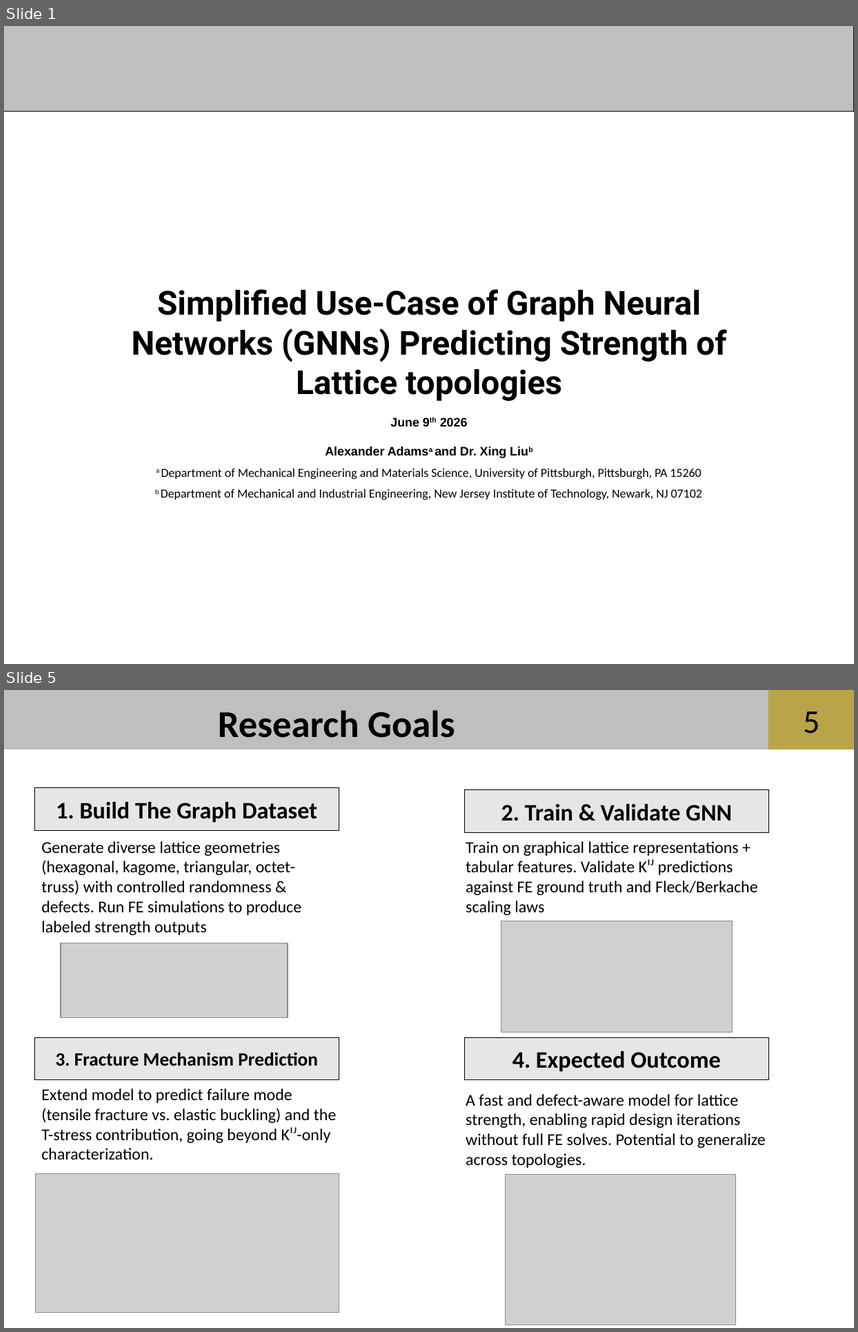
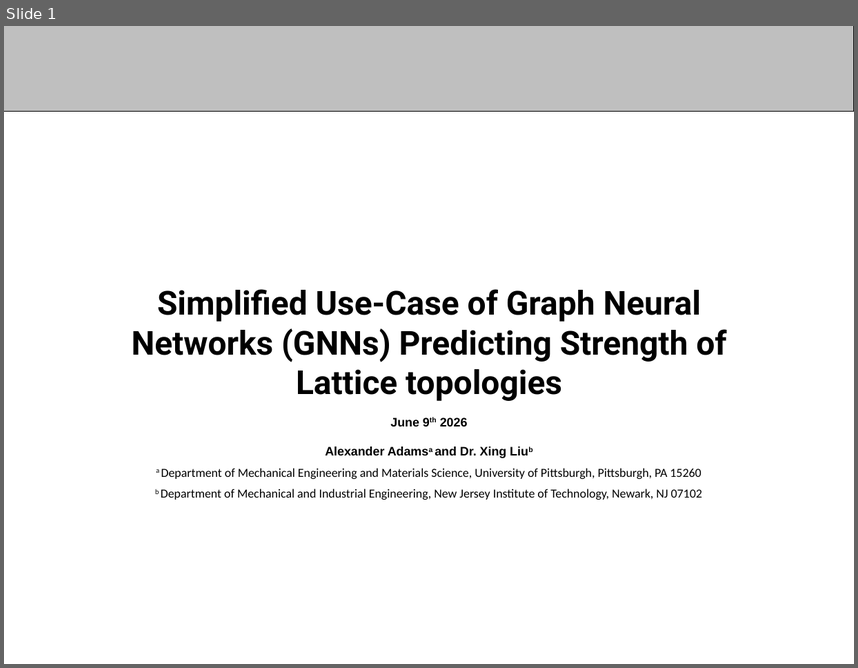
Before and after one commit to aadams2006/NSF-REU-Summer-26, a slide deck: powerpoints/6-2 REU - Copy.pptx. Shown one above the other, each under a label of ours: slides 1 and 5 before the commit, slide 1 after it; the slides between them are not shown. The pictures are 858x1332 and 858x668 pixels, drawn with LibreOffice and Linux fonts; fonts in the diff are those of the drawing; grey boxes stand for pictures; background and template pictures are left out. Boxes give left, top, right and bottom in pixels: in the first picture for what was removed or moved away, otherwise in the second. Text is boxed around its words. In the diff, an @@ line names an element or a change of style, - is before the commit and + after.

Commit message:
presentation update

```diff
--- a/powerpoints/6-2 REU - Copy.pptx
+++ b/powerpoints/6-2 REU - Copy.pptx
@@ slide 5 removed at (4,690,854,1328), background #FFFFFF; not listed: 2 template elements that a slide beside it also shows @@
@@ text removed at (218,710,455,738) @@
-Research Goals
@@ page number removed at (803,711,820,733) @@
-5
@@ rectangle removed at (34,788,339,830) @@
-1. Build The Graph Dataset
@@ rectangle removed at (465,789,769,832) @@
-2. Train & Validate GNN
@@ text removed at (41,841,301,935) @@
-Generate diverse lattice geometries (hexagonal, kagome, triangular, octet-truss) with controlled randomness & defects. Run FE simulations to produce labeled strength outputs
@@ text removed at (466,841,758,915) @@
-Train on graphical lattice representations + tabular features. Validate Kᴵᴶ predictions against FE ground truth and Fleck/Berkache scaling laws
@@ picture removed at (501,921,733,1032) @@
@@ picture removed at (60,943,287,1017) @@
@@ rectangle removed at (34,1037,339,1079) @@
-3. Fracture Mechanism Prediction
@@ rectangle removed at (465,1037,769,1079) @@
-4. Expected Outcome
@@ text removed at (41,1088,337,1159) @@
-Extend model to predict failure mode (tensile fracture vs. elastic buckling) and the T-stress contribution, going beyond Kᴵᴶ-only characterization.
@@ text removed at (466,1094,766,1167) @@
-A fast and defect-aware model for lattice strength, enabling rapid design iterations without full FE solves. Potential to generalize across topologies.
@@ picture removed at (36,1174,339,1312) @@
@@ picture removed at (506,1174,736,1324) @@
```
Also in this commit, not shown: 12 slides added, 3 other slides removed.
